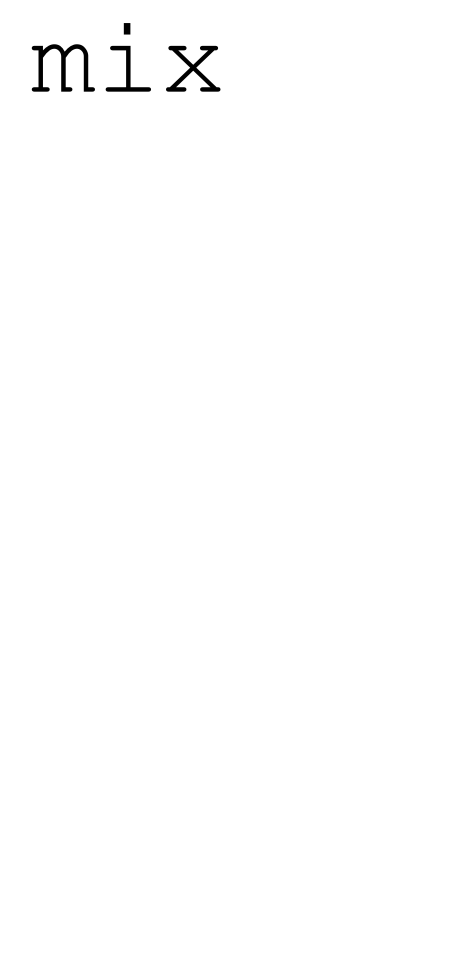
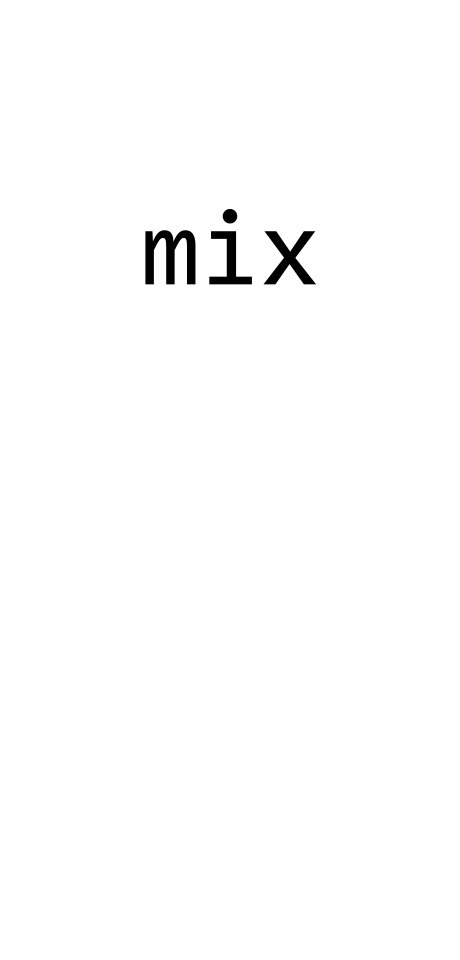
Revision of a layered 460×960 image; what changed, layer by layer:
added layer "Paint Layer 5" above "Vector Layer 1" over [145, 208, 316, 285]
hid "Paint Layer 4", painted on it over [31, 23, 316, 285]
